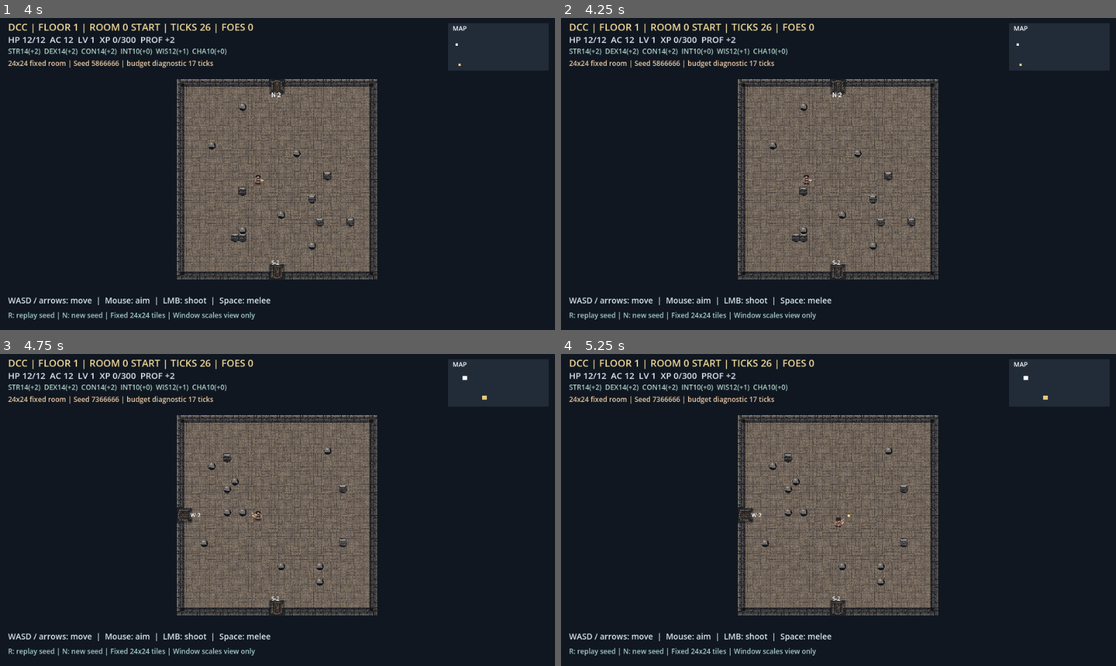
Above: before the commit, frames 1-4 (two rows, left to right).
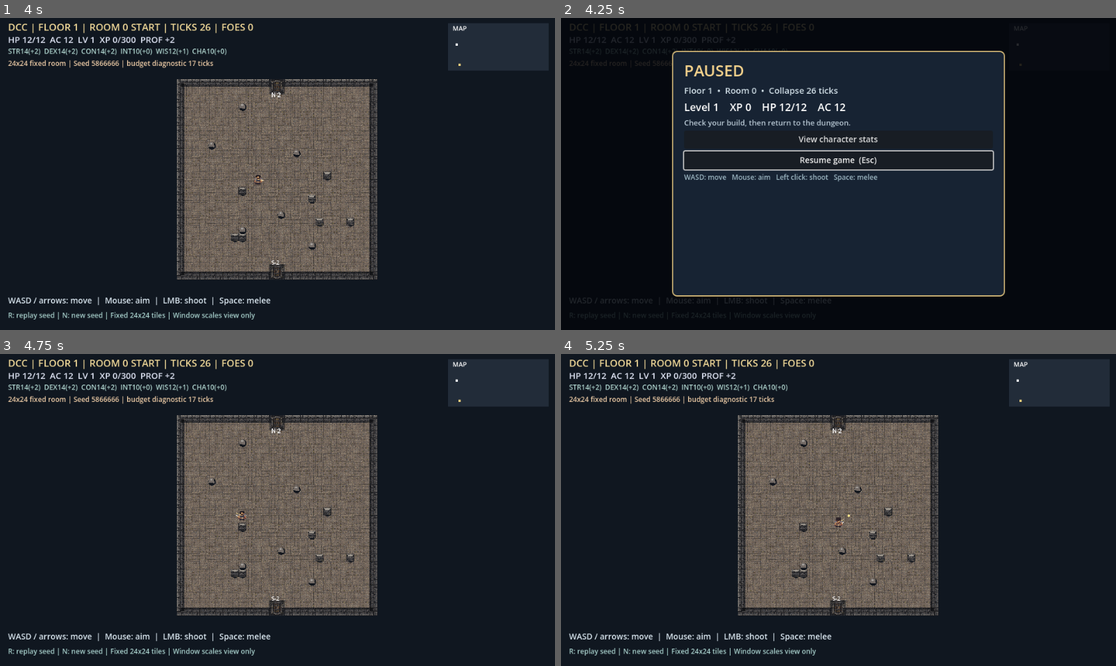
Above: after the commit, the same moments.

Repository: DrFlGd/DCC-Game
Game: Godot game, scene res://scenes/Main.tscn
The game is run twice, just before and just after one commit, with the same random seed, the same clock (stepped at 60 frames per second) and the same inputs.
Inputs (mouse positions are in pixels of both pictures, inside the frame that each line leads up to):
- Up to frame 1 (4 s): tap Enter at 0.5, 2.75 s; move the mouse to (399, 158) at 0.52 s; hold D 0.53-1.28 s; tap R at 0.6, 2.1, 3.6 s; click (399, 158) at 0.67 s; tap Space at 0.77, 1.52, 2, 3.02, 3.5, 3.77 s; move the mouse to (166, 189) at 1.27 s; hold S 1.28-2.03 s; tap N at 1.35, 2.85 s; move the mouse to (333, 105) at 2.02 s; hold D 2.03-2.78 s; move the mouse to (249, 236) at 2.77 s; hold W 2.78-3.53 s; click (249, 236) at 2.92 s; move the mouse to (444, 220) at 3.52 s; hold A from 3.53 s (still down)
- Up to frame 2 (4.25 s): keep holding A; tap Escape at 4.15 s
- Up to frame 3 (4.75 s): keep holding A; move the mouse to (111, 463) at 4.27 s; tap N at 4.35 s; tap Space at 4.52 s
- Up to frame 4 (5.25 s): tap Enter at 5 s; move the mouse to (866, 510) at 5.02 s; release A at 5.03 s; hold S from 5.03 s (still down); tap R at 5.1 s; click (866, 510) at 5.17 s

Frame 1 is identical in both runs. In frame 2, 29% of the frame differs, in the area x 1-99%, y 1-97%; in frame 3, 0.9%; in frame 4, 0.9%.

Commit message:
feat(game): open modal level-up on XP thresholds and toggle stat-view pause menu with Esc

Diff:
--- a/game/scripts/main.gd
+++ b/game/scripts/main.gd
@@ -6,6 +6,7 @@
 const Contents = preload("res://scripts/room_contents.gd")
 const Enemies = preload("res://scripts/enemy_system.gd")
 const RPG = preload("res://scripts/rpg_rules.gd")
+const CharacterMenu = preload("res://scripts/character_menu.gd")
 
 const TILE := 32.0
 const SIZE := 24
@@ -61,6 +62,8 @@
 var invulnerability := 0.0
 var shots_fired := 0
 var melee_swings := 0
+var pending_stat_points := 0
+var character_menu
 
 
 func _ready() -> void:
@@ -77,6 +80,10 @@
         get_tree().quit(1)
         return
     layout = Layout.compute(get_viewport_rect().size)
+    character_menu = CharacterMenu.new()
+    add_child(character_menu)
+    character_menu.allocation_confirmed.connect(_confirm_stat_allocation)
+    character_menu.resume_requested.connect(_on_resume_game)
     _start_run(int(config.get("seed", 424242)))
 
 
@@ -97,6 +104,9 @@
     aim_direction = Vector2.RIGHT
     player_facing = 0
     player_xp = 0
+    pending_stat_points = 0
+    if character_menu != null:
+        character_menu.close_menu()
     ability_scores = config.get("player_ability_scores", RPG.player_base_scores()).duplicate(true)
     _sync_progression()
     player_hp = player_max_hp
@@ -137,7 +147,59 @@
     enemies = state["enemies"]
 
 
+func _input(event: InputEvent) -> void:
+    if event is InputEventKey:
+        var key_event: InputEventKey = event
+        if key_event.pressed and not key_event.echo and key_event.keycode == KEY_ESCAPE:
+            if character_menu.mode == "pause":
+                character_menu.close_menu()
+            elif character_menu.mode == "closed" and outcome == "running":
+                character_menu.show_pause(ability_scores, _character_context())
+            get_viewport().set_input_as_handled()
+
+
+func _character_context() -> Dictionary:
+    return {
+        "room_id": current_room_id,
+        "ticks": ticks, "level": player_level, "xp": player_xp,
+        "next_xp": RPG.next_level_xp(player_level) if player_level < 20 else "MAX",
+        "hp": player_hp, "max_hp": player_max_hp, "ac": player_ac,
+        "proficiency": player_proficiency,
+        "melee_bonus": RPG.attack_bonus(ability_scores, "STR", player_level),
+        "ranged_bonus": RPG.attack_bonus(ability_scores, "DEX", player_level)
+    }
+
+
+func _on_resume_game() -> void:
+    queue_redraw()
+
+
+func _confirm_stat_allocation(changes: Dictionary) -> void:
+    if character_menu.mode != "level_up":
+        return
+    var cap: int = int(config.get("stat_score_cap", 20))
+    var next_scores: Dictionary = RPG.apply_allocation(
+        ability_scores, changes, pending_stat_points, cap
+    )
+    if next_scores.is_empty():
+        push_warning("Invalid level-up stat point allocation")
+        return
+    var old_hp_max: int = player_max_hp
+    ability_scores = next_scores
+    pending_stat_points = 0
+    _sync_progression()
+    # Increasing CON raises current HP by the same amount as max HP.
+    player_hp = mini(player_max_hp, player_hp + maxi(0, player_max_hp - old_hp_max))
+    character_menu.close_menu()
+    message = "Level %d stats confirmed. HP %d/%d  AC %d" % [
+        player_level, player_hp, player_max_hp, player_ac
+    ]
+    queue_redraw()
+
+
 func _unhandled_input(event: InputEvent) -> void:
+    if character_menu != null and character_menu.is_open():
+        return
     if event is InputEventKey:
         var key_event: InputEventKey = event
         if key_event.pressed and not key_event.echo:
@@ -150,7 +212,7 @@
 func _physics_process(delta: float) -> void:
     if get_viewport_rect().size != Vector2(layout["viewport"]):
         layout = Layout.compute(get_viewport_rect().size)
-    if outcome != "running":
+    if outcome != "running" or character_menu.is_open():
         queue_redraw()
         return
     fire_cooldown = maxf(0.0, fire_cooldown - delta)
@@ -181,7 +243,8 @@
     if Input.is_key_pressed(KEY_SPACE) and melee_cooldown <= 0.0:
         _melee()
     _update_projectiles(delta)
-    _update_enemies(delta)
+    if not character_menu.is_open():
+        _update_enemies(delta)
     queue_redraw()
 
 
@@ -297,7 +360,14 @@
     _sync_progression()
     if player_level > prior_level:
         player_hp = mini(player_max_hp, player_hp + (player_max_hp - old_max))
-        message = "LEVEL UP! Now level %d, HP %d/%d." % [player_level, player_hp, player_max_hp]
+        var earned_levels: int = player_level - prior_level
+        pending_stat_points += earned_levels * maxi(0, int(config.get("stat_points_per_level", 2)))
+        message = "LEVEL UP! Level %d — %d ability points available." % [
+            player_level, pending_stat_points
+        ]
+        if pending_stat_points > 0 and character_menu != null:
+            character_menu.show_level_up(ability_scores, _character_context(),
+                pending_stat_points, int(config.get("stat_score_cap", 20)))
 
 
 func _update_projectiles(delta: float) -> void:
